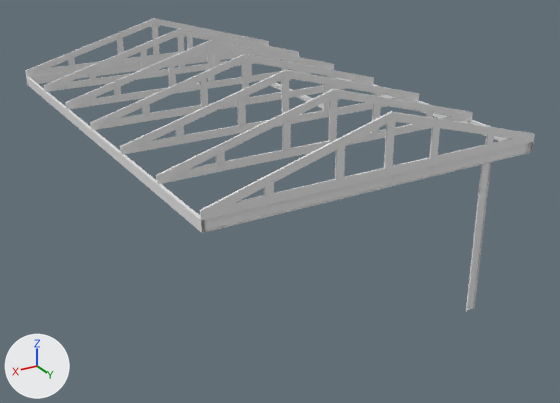
The FBX model PIPE BikeMenu/Assets/BWS Assets/joist.fbx, before and after one commit.
One viewpoint serves both versions: a camera (50 mm lens) standing at (7.98, 14.78, 8.24) and looking at (-0.4, 0.82, 1.26). Every picture has the same lights, and +X, +Y and +Z are marked at lower left. Vertices at the same position are counted once.

Objects in the first picture: 'joist'.
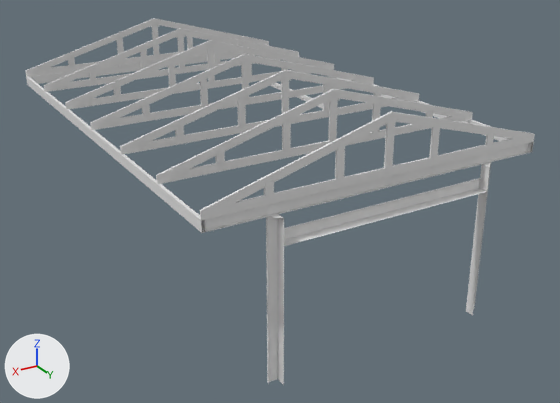
Where the change shows, as pixel boxes [x1, y1, x2, y2] in the pictures (560 x 403 px):
'joist', reshaped: before [25, 18, 535, 312]; after [25, 18, 535, 385]
part 1 of me_cube, built on: before [466, 164, 483, 312]; after [266, 162, 491, 385]

The edits, one by one:
me_cube has 46928 vertices, 32127 faces and spans x -3.55..3.54, y -5.1..5.1, z 0.0..4.53.
me_cube is used by ob_joist; location (0.0, 0.0, 0.0).
Verts and faces of me_cube; kept vertices keep their numbers, new ones are numbered from 46928.
Before the commit, vertices of me_cube: 46923 (-2.24, 5.1, 0.0) at pixel (466, 311), 46924 (-2.24, 5.1, 3.18) at pixel (483, 164).
Part 1, on me_cube:
Vertex 46923 moves to (-2.24, 5.26, 0.0), pixel (472, 315).
Vertex 46924 moves to (-2.24, 5.26, 3.18), pixel (489, 167).
New vertex 46928 is at (-2.24, 5.06, 2.89), pixel (480, 177).
New vertex 46929 is at (-2.24, 5.1, 2.89), pixel (481, 178).
New vertex 46930 is at (-2.24, 5.26, 2.69), pixel (486, 191).
New vertex 46931 is at (-2.24, 5.06, 2.69), pixel (479, 188).
New vertices 46932 to 46935 stand at vertices 46928 to 46931, in that order, plus (4.43, 0.0, 0.0).
New vertex 46936 is at (2.19, 5.06, 0.0), pixel (277, 379).
New vertex 46937 is at (2.19, 5.26, 0.0), pixel (283, 385).
New vertex 46938 is at (2.4, 5.1, 0.0), pixel (268, 383).
New vertex 46939 is at (2.4, 5.06, 0.0), pixel (267, 382).
New vertices 46940 to 46943 stand at vertices 46936 to 46939, in that order, plus (0.0, 0.0, 3.18).
New faces: (46940, 46943, 46942, 46941), (46936, 46939, 46943, 46940), (46936, 46940, 46941, 46937), (46938, 46942, 46943, 46939), (46932, 46935, 46934, 46933), (46928, 46931, 46935, 46932) (mat_joist_supports (its picture is missing)).
New faces: (46928, 46932, 46933, 46929), (46930, 46934, 46935, 46931) (mat_joist_supports (its picture is missing)).
